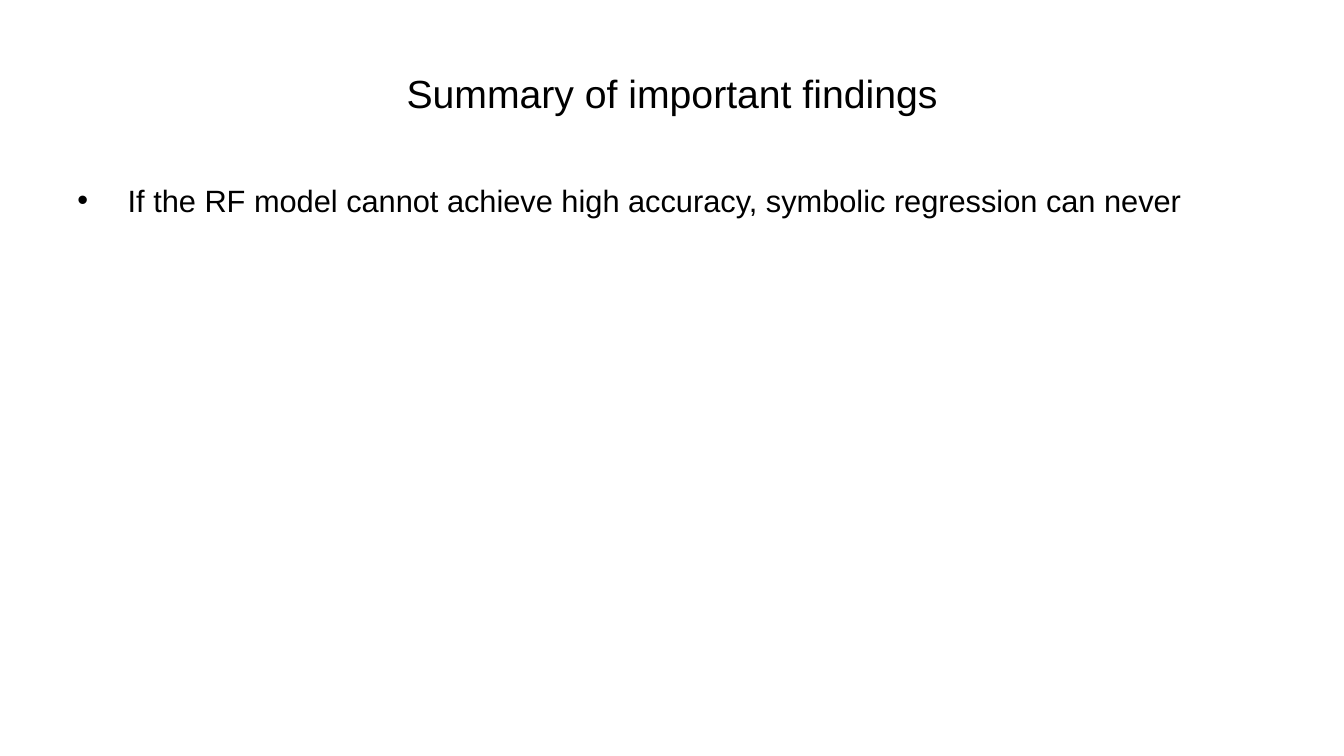
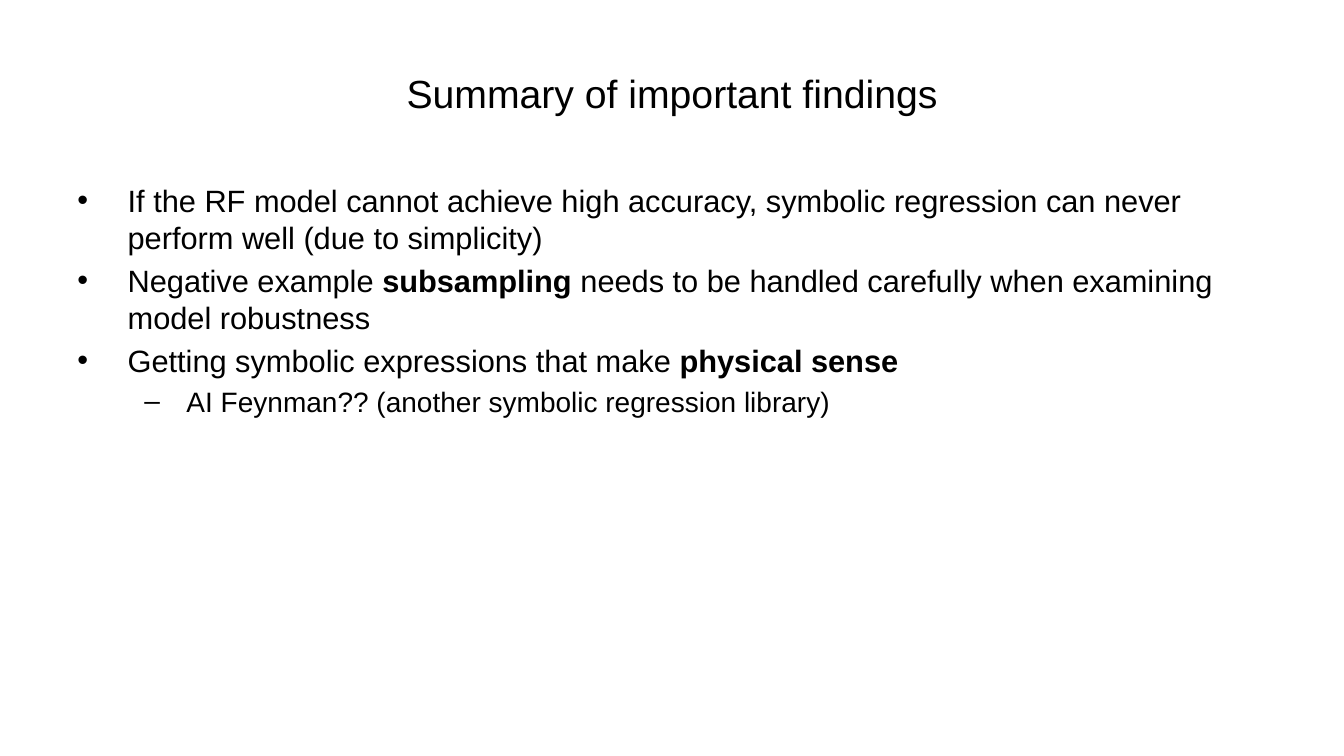
Before and after one commit to AlbertVong/Mat-Hack-2023, a slide deck: slide 6 of powerpoint_slides/group_6_hackathon_update_1.pptx (slide 4 before the commit). Drawn at 1344x756 pixels with LibreOffice and Linux fonts; fonts in the diff are those of the drawing; background and template pictures are left out. Boxes give left, top, right and bottom in pixels: in the first picture for what was removed or moved away, otherwise in the second. Text is boxed around its words. In the diff, an @@ line names an element or a change of style, - is before the commit and + after.

```diff
--- a/powerpoint_slides/group_6_hackathon_update_1.pptx
+++ b/powerpoint_slides/group_6_hackathon_update_1.pptx
@@ text at (128, 189, 1212, 417): text changed @@
-• If the RF model cannot achieve high accuracy, symbolic regression can never
+• If the RF model cannot achieve high accuracy, symbolic regression can never perform well (due to simplicity)
+• Negative example subsampling needs to be handled carefully when examining model robustness
+• Getting symbolic expressions that make physical sense
+  – AI Feynman?? (another symbolic regression library)
```
Also in this commit, not shown: 2 other slides changed, 2 slides added, 3 other files.
